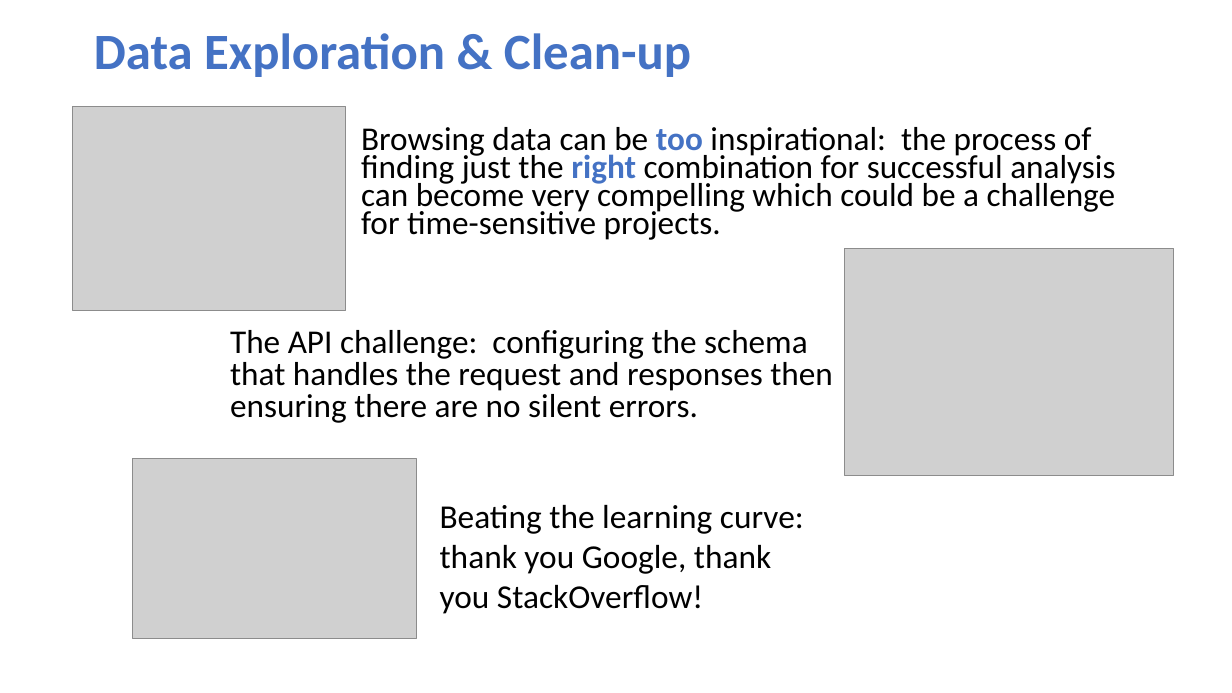
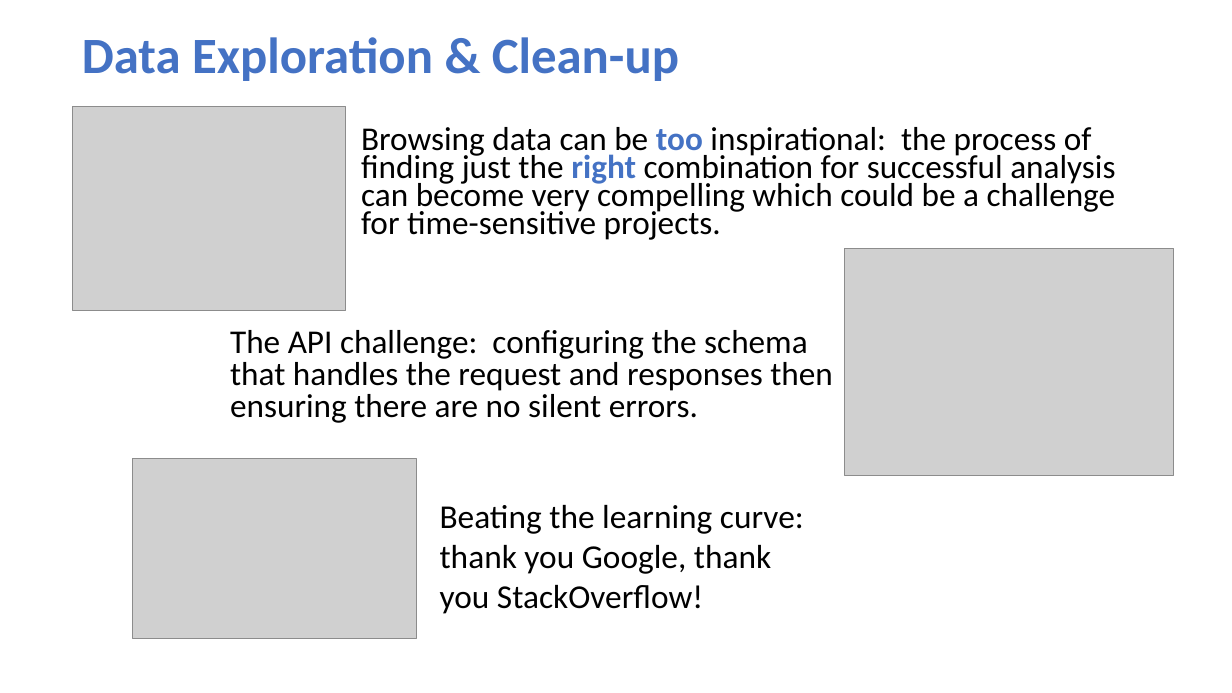
Before and after one commit to SmirnovaAlina/-Cryptocurrency_analysis-_project, a slide deck: slide 4 of Cryptoproject.pptx. Drawn at 1232x693 pixels with LibreOffice and Linux fonts; fonts in the diff are those of the drawing; grey boxes stand for pictures. Boxes give left, top, right and bottom in pixels: in the first picture for what was removed or moved away, otherwise in the second. Text is boxed around its words. In the diff, an @@ line names an element or a change of style, - is before the commit and + after.

```diff
--- a/Cryptoproject.pptx
+++ b/Cryptoproject.pptx
@@ title "Data Exploration & Clean-up": place and size @@
-title "Data Exploration & Clean-up" at [94,33,691,77]
+title "Data Exploration & Clean-up" at [82,37,679,81]
```
Also in this commit, not shown: 1 other slide changed, 1 other file.
